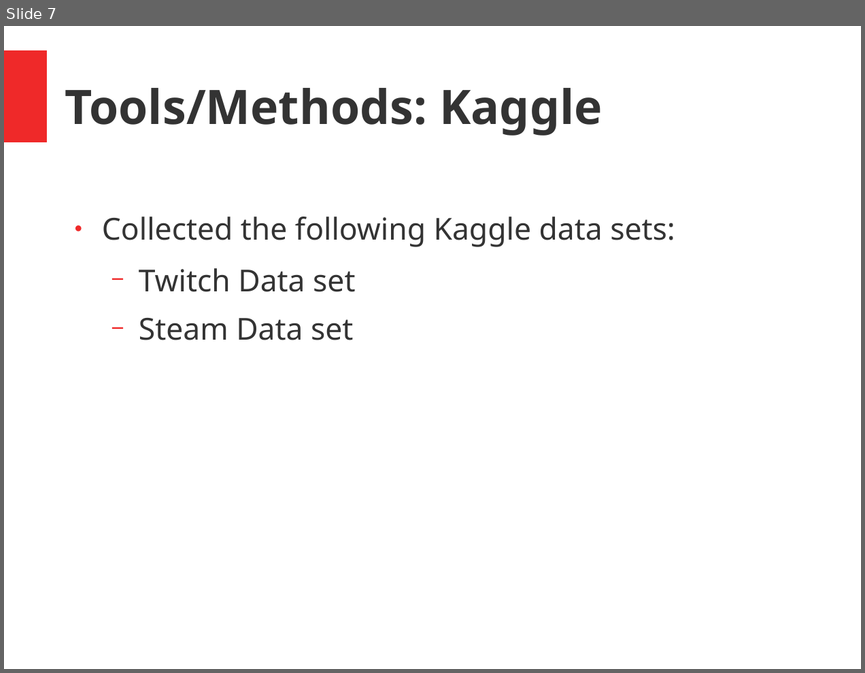
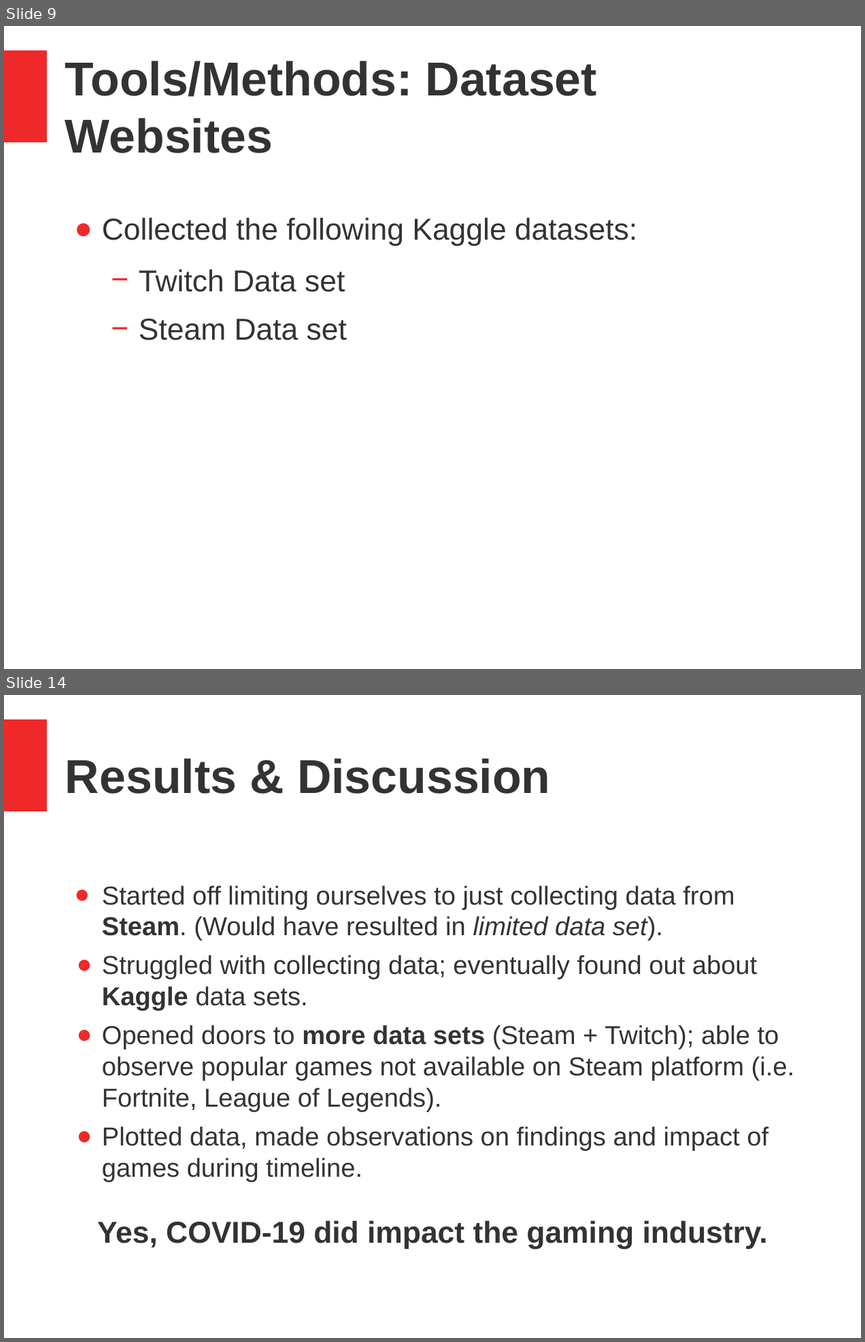
Before and after one commit to fdac21/VideoGame_Analysis, a slide deck: presentation.pptx. Shown one above the other, each under a label of ours: slide 7 before the commit, slides 9 and 14 after it; the slides between them are not shown. The pictures are 865x673 and 865x1342 pixels, drawn with LibreOffice and Linux fonts; fonts in the diff are those of the drawing. Boxes give left, top, right and bottom in pixels: in the first picture for what was removed or moved away, otherwise in the second. Text is boxed around its words. In the diff, an @@ line names an element or a change of style, - is before the commit and + after.

```diff
--- a/presentation.pptx
+++ b/presentation.pptx
@@ slide 14 added at box(4, 695, 861, 1338), background #FFFFFF; not listed: 1 template element that a slide beside it also shows @@
@@ text added at box(65, 758, 550, 794), 44 pt, text #333333, bold @@
+Results & Discussion
@@ text added at box(97, 885, 794, 1249), 24 pt, text #333333 @@
+● Started off limiting ourselves to just collecting data from Steam. (Would have resulted in limited data set).
+● Struggled with collecting data; eventually found out about Kaggle data sets.
+● Opened doors to more data sets (Steam + Twitch); able to observe popular games not available on Steam platform (i.e. Fortnite, League of Legends).
+● Plotted data, made observations on findings and impact of games during timeline.
+Yes, COVID-19 did impact the gaming industry.
@@ what was slide 7 is now slide 9 @@
@@ slide 9 changed as well @@
@@ text at box(65, 61, 597, 153): text changed; font Noto Sans to Arial @@
-Tools/Methods: Kaggle
+Tools/Methods: Dataset Websites
@@ text at box(102, 217, 637, 246): text changed; font Noto Sans to Arial @@
-● Collected the following Kaggle data sets:
+● Collected the following Kaggle datasets:
@@ text at box(139, 269, 347, 340): font Noto Sans to Arial in "Twitch Data set", "Steam Data set"; more space between paragraphs @@
```
Also in this commit, not shown: 5 other slides changed, 8 other slides added, 5 slides removed.
